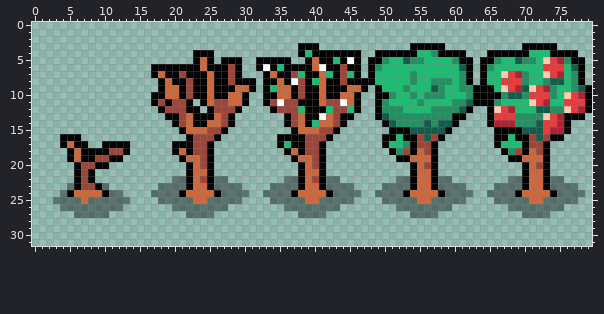
Sprite sheet, stored at static/textures/tree0.png. The picture above was drawn from the file before the commit.
The file is 80x32 pixels.
Now the later version:
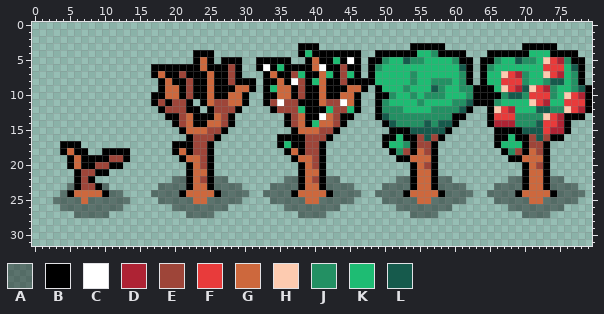
Palette (. is transparent): A #00000064  B #000000  C #ffffff  D #ae2334  E #9e4539  F #e83b3b  G #cd683d  H #fdcbb0  J #239063  K #1ebc73  L #165a4c
The edit:
Changed rows in their new state; - is an unchanged pixel.
first column x 4:
16 ...-------
17 -B-.--....
18 BGB-..-BB-
19 -----BBEEB
20 -BGBBEEBB-
21 ----EBB---
Boxes around the changes in both pictures, in picture pixels (x1, y1, x2, y2):
changed: (60, 134, 130, 176)
